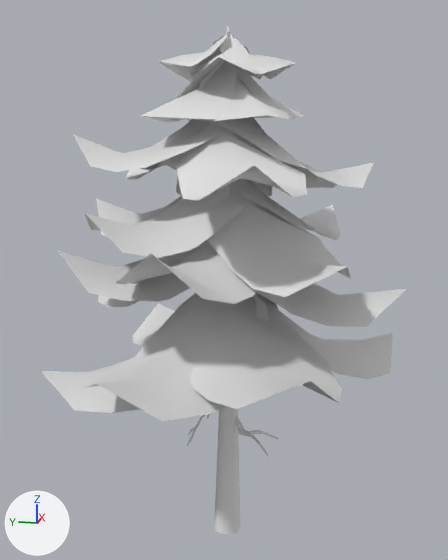
An edit to the FBX model Assets/Models/NaturePack/PineTree_1.fbx, drawn before and after from the same camera.
Camera for both pictures: a 50 mm lens placed at (-5.15, -1.0, 3.72), pointed at (0.04, 0.04, 2.43). Lighting does not change. The marker at lower left points along +X, +Y and +Z. Mesh edges are drawn as thin lines on the coarser meshes. Objects named as collision shapes, trigger or cutter boxes, shadow casters or lower levels of detail are left out. Where no turn or scale is listed for an object, it has been applied to the vertices.

The first picture shows 'PineTree_1'.
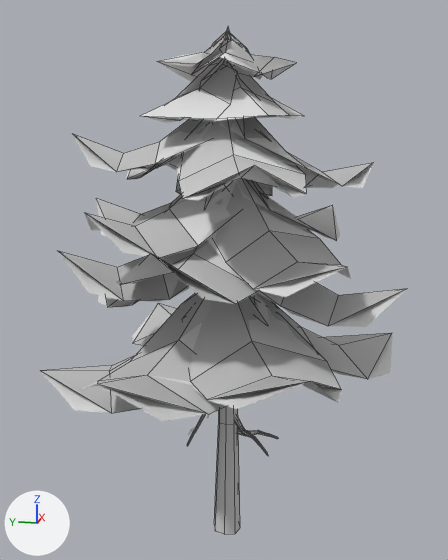
Boxes (x1, y1, x2, y2) around the edits, measured in the pictures (448 x 560 px):
'PineTree1_LOD1', added: after (42, 52, 407, 534)
    faces in mat_02___default (light grey #cacaca): (42, 52, 407, 414)
    faces in mat_01___default (light grey #cacaca): (195, 407, 269, 534)
'PineTree_1', unchanged, covered by the edit: before (41, 27, 408, 534); after (41, 27, 408, 532)

Patch to the scene script:
```diff
--- a/Assets/Models/NaturePack/PineTree_1.fbx.py
+++ b/Assets/Models/NaturePack/PineTree_1.fbx.py
@@ mat_01___default @@
+mat_01___default = principled_material('01 - Default')
+mat_01___default.base_color = (0.588, 0.588, 0.588)  # light grey #cacaca
+mat_01___default.roughness = 0.859
@@ mat_02___default @@
+mat_02___default = principled_material('02 - Default')
+mat_02___default.base_color = (0.588, 0.588, 0.588)  # light grey #cacaca
+mat_02___default.roughness = 0.859
@@ me_mesh_1 @@
+me_mesh_1.from_pydata(...)  # 556 vertices, 438 faces; spans x -1.49..1.49, y -1.49..1.54, z 0.0..4.51
+# faces by material slot: [228, 210]
+me_mesh_1.materials.append(mat_01___default)  # light grey #cacaca
+me_mesh_1.materials.append(mat_02___default)  # light grey #cacaca
@@ ob_pinetree1_lod1 @@
+ob_pinetree1_lod1 = bpy.data.objects.new('PineTree1_LOD1', me_mesh_1)
+ob_pinetree1_lod1.location = (0.0, 0.0, 0.0)
```
